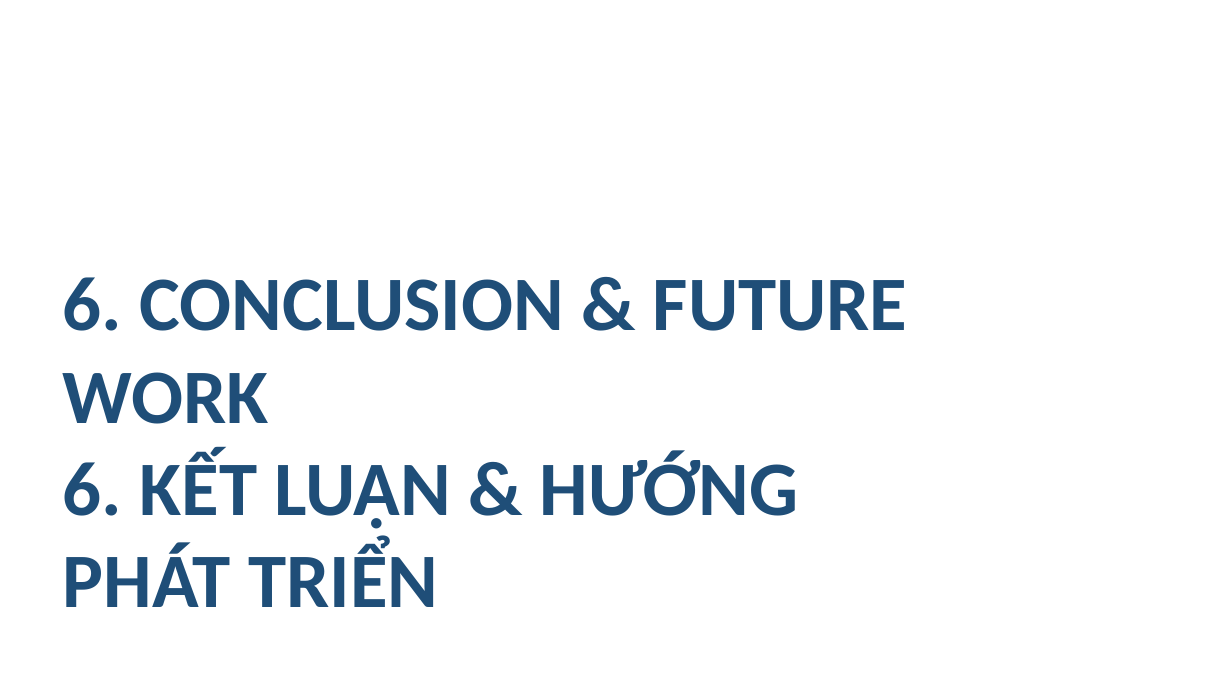
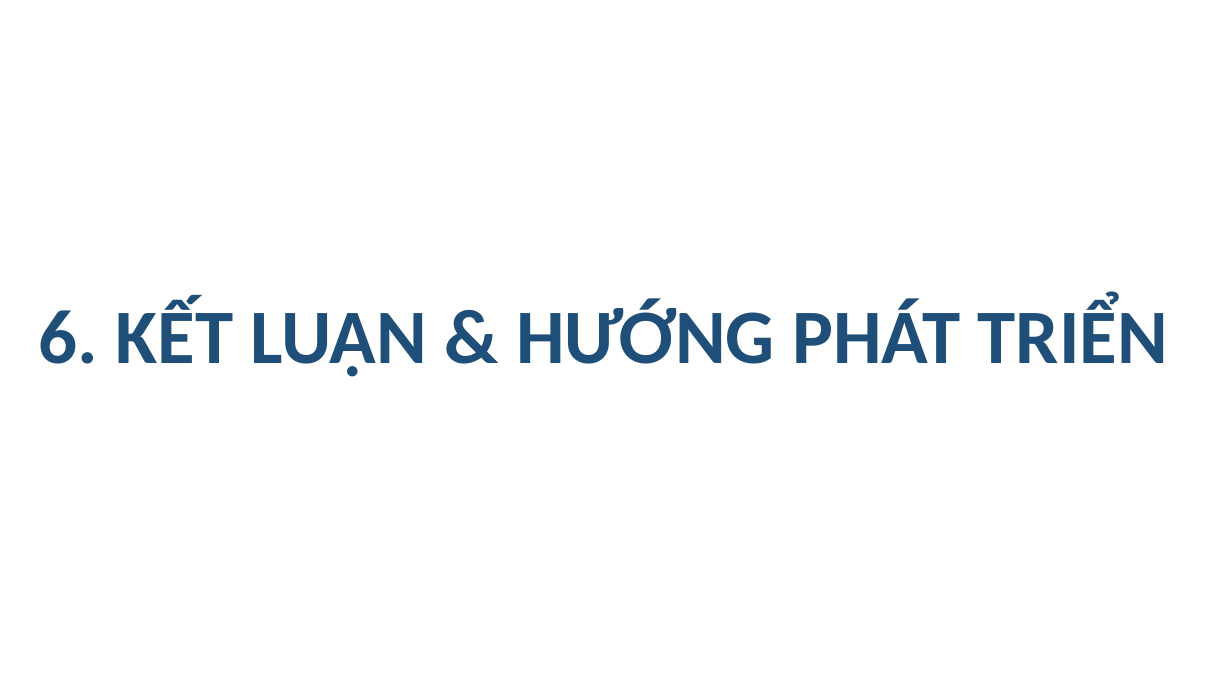
Before and after one commit to Theta2414/Controlling-Robot-Car, a slide deck: slide 23 of Presentation/EmbeddedC.pptx (slide 24 before the commit). Drawn at 1232x693 pixels with LibreOffice and Linux fonts; fonts in the diff are those of the drawing; background and template pictures are left out. Boxes give left, top, right and bottom in pixels: in the first picture for what was removed or moved away, otherwise in the second. Text is boxed around its words. In the diff, an @@ line names an element or a change of style, - is before the commit and + after.

```diff
--- a/Presentation/EmbeddedC.pptx
+++ b/Presentation/EmbeddedC.pptx
@@ title "6. KẾT LUẬN & HƯỚNG ...": place and size @@
-title "6. KẾT LUẬN & HƯỚNG ..." at <box>63,277,908,607</box>
+title "6. KẾT LUẬN & HƯỚNG ..." at <box>39,300,1168,377</box>
@@ title at <box>63,277,908,424</box>: paragraph removed @@
-6. CONCLUSION & FUTURE WORK
```
Also in this commit, not shown: 15 other slides changed, 1 slide removed, 31 other files.
